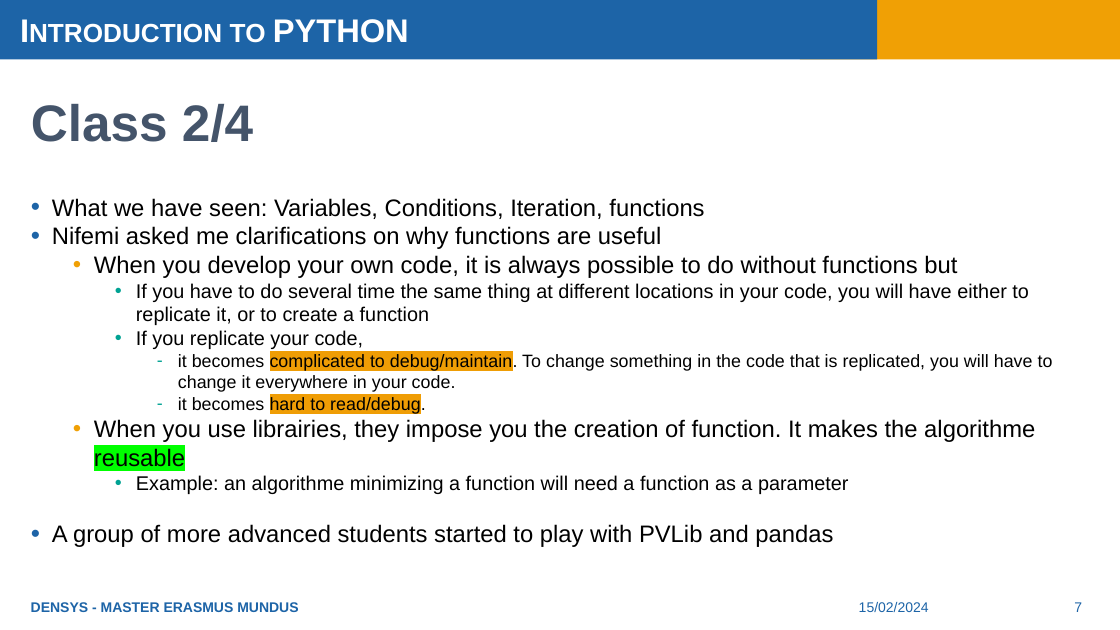
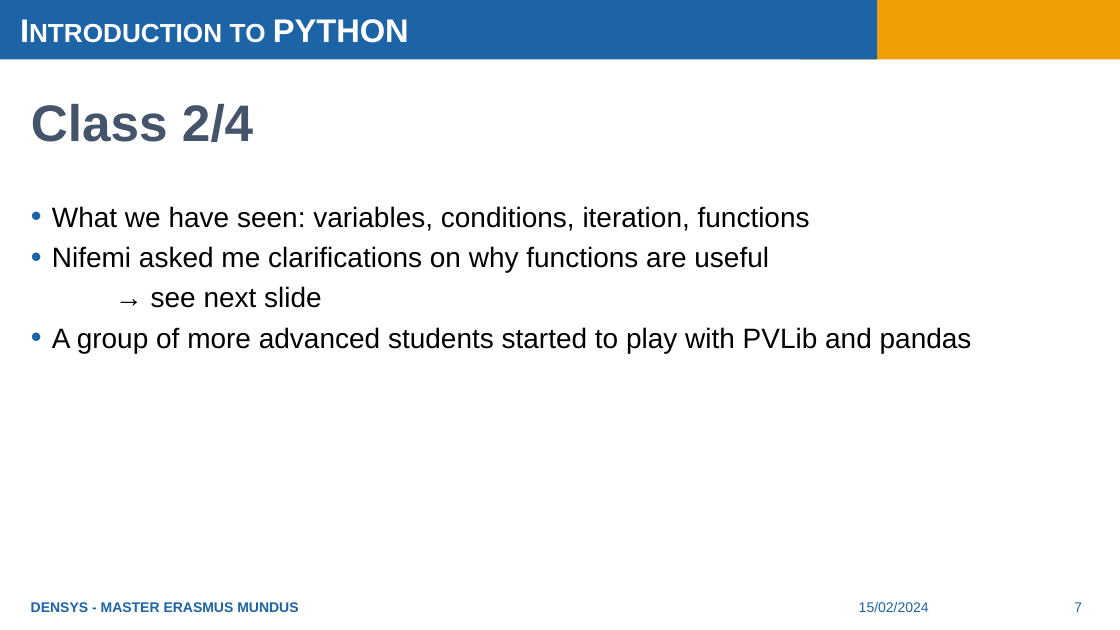
Before and after one commit to hdemaie/intro_python, a slide deck: slide 7 of Introduction to Python.pptx. Drawn at 1120x630 pixels with LibreOffice and Linux fonts; fonts in the diff are those of the drawing. Boxes give left, top, right and bottom in pixels: in the first picture for what was removed or moved away, otherwise in the second. Text is boxed around its words. In the diff, an @@ line names an element or a change of style, - is before the commit and + after.

```diff
--- a/Introduction to Python.pptx
+++ b/Introduction to Python.pptx
@@ text at bbox=[52, 206, 810, 231]: text changed; size 20.4 to 24 pt @@
-• What we have seen: Variables, Conditions, Iteration, functions
+• What we have seen: variables, conditions, iteration, functions
@@ text at bbox=[52, 246, 972, 353]: size 20.4 to 24 pt in "Nifemi asked me clarifications on why functions ...", "A group of more advanced students started ..."; line spacing 1 to 1.2 @@
@@ text at bbox=[151, 286, 322, 308]: text changed; size 17 to 24 pt @@
-  • When you develop your own code, it is always possible to do without functions but
-    • If you have to do several time the same thing at different locations in your code, you will have either to replicate it, or to create a function
-    • If you replicate your code,
-      – it becomes complicated to debug/maintain. To change something in the code that is replicated, you will have to change it everywhere in your code.
-      – it becomes hard to read/debug.
-  • When you use librairies, they impose you the creation of function. It makes the algorithme reusable
-    • Example: an algorithme minimizing a function will need a function as a parameter
+→ see next slide
```
Also in this commit, not shown: 1 other slide changed, 1 slide added.
